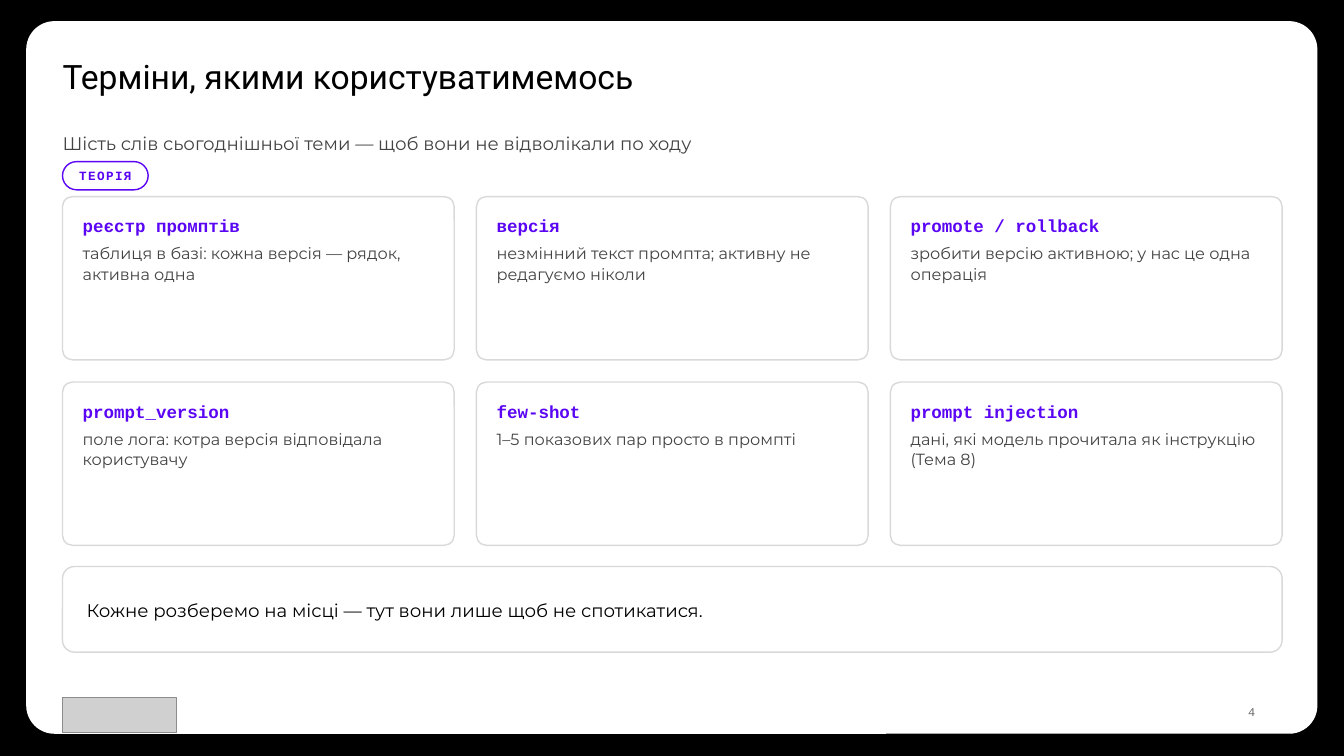
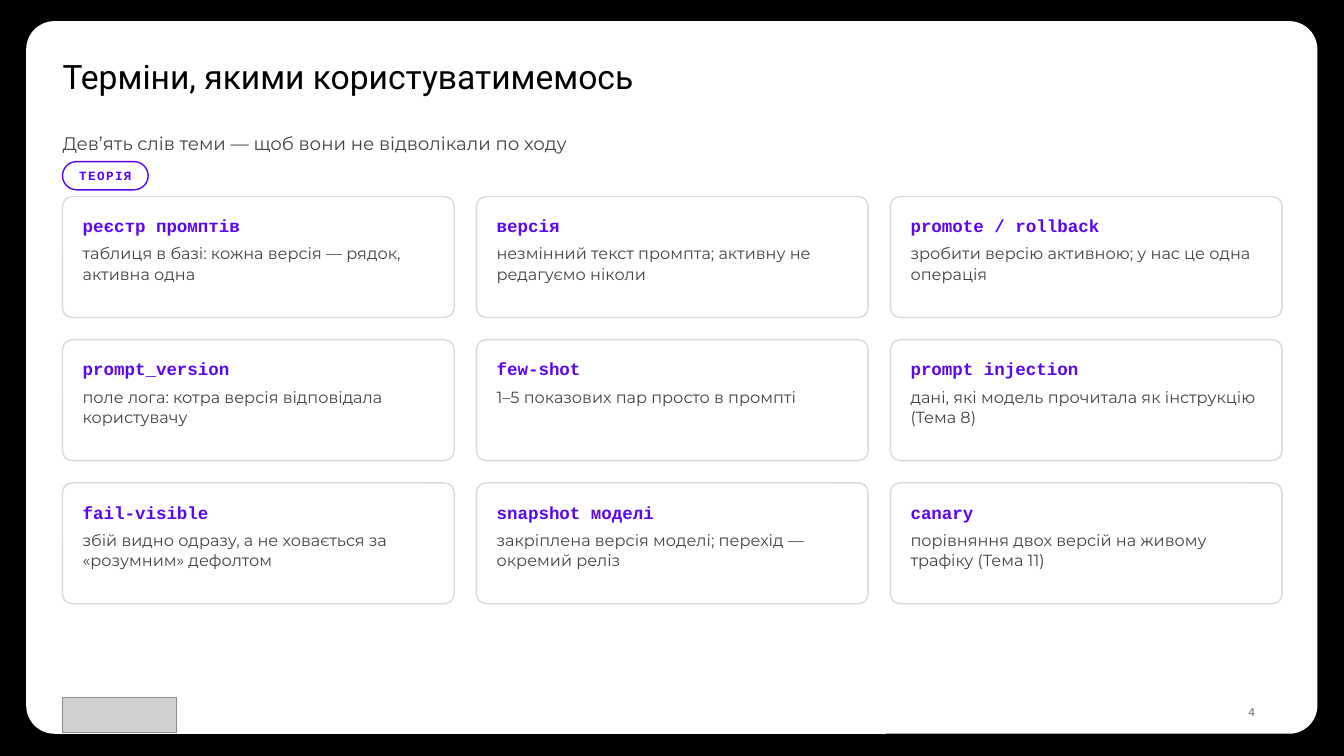
Before and after one commit to TarasFedorenkoFTV/llmops-bootcamp, a slide deck: slide 4 of docs/decks/L02.pptx. Drawn at 1344x756 pixels with LibreOffice and Linux fonts; fonts in the diff are those of the drawing; grey boxes stand for pictures; background and template pictures are left out. Boxes give left, top, right and bottom in pixels: in the first picture for what was removed or moved away, otherwise in the second. Text is boxed around its words. In the diff, an @@ line names an element or a change of style, - is before the commit and + after.

```diff
--- a/docs/decks/L02.pptx
+++ b/docs/decks/L02.pptx
@@ text at (63, 136, 567, 154): text changed @@
-Шість слів сьогоднішньої теми — щоб вони не відволікали по ходу
+Девʼять слів теми — щоб вони не відволікали по ходу
@@ rounded rectangle: place and size @@
-rounded rectangle at (63, 197, 455, 360)
+rounded rectangle at (63, 197, 455, 318)
@@ rounded rectangle: place and size @@
-rounded rectangle at (477, 197, 869, 360)
+rounded rectangle at (477, 197, 869, 318)
@@ rounded rectangle: place and size @@
-rounded rectangle at (890, 197, 1282, 360)
+rounded rectangle at (890, 197, 1282, 318)
@@ rounded rectangle: place and size @@
-rounded rectangle at (63, 382, 455, 545)
+rounded rectangle at (63, 340, 455, 461)
@@ rounded rectangle: place and size @@
-rounded rectangle at (477, 382, 869, 545)
+rounded rectangle at (477, 340, 869, 461)
@@ rounded rectangle: place and size @@
-rounded rectangle at (890, 382, 1282, 545)
+rounded rectangle at (890, 340, 1282, 461)
@@ 3 texts: place and size @@
-3 texts at (83, 406, 1078, 422)
+3 texts at (83, 363, 1078, 379)
@@ text "поле лога: котра версія відповідала ...": place and size @@
-text "поле лога: котра версія відповідала ..." at (83, 433, 382, 468)
+text "поле лога: котра версія відповідала ..." at (83, 391, 382, 426)
@@ text "1–5 показових пар просто в ...": place and size @@
-text "1–5 показових пар просто в ..." at (497, 433, 796, 448)
+text "1–5 показових пар просто в ..." at (497, 391, 796, 406)
@@ text "дані, які модель прочитала як ...": place and size @@
-text "дані, які модель прочитала як ..." at (911, 433, 1255, 468)
+text "дані, які модель прочитала як ..." at (911, 391, 1255, 426)
@@ proportions changed in 7 elements at (63, 197, 455, 318), (477, 197, 869, 318), (890, 197, 1282, 318), (63, 340, 455, 461), (477, 340, 869, 461), (890, 340, 1282, 461), (63, 483, 455, 604) @@
@@ rounded rectangle: place and size @@
-rounded rectangle at (63, 567, 1282, 652)
+rounded rectangle at (63, 483, 455, 604)
@@ text added at (83, 506, 209, 519), 12.5 pt, text #5A05F4, bold @@
+fail-visible
@@ rounded rectangle added at (477, 483, 869, 604), fill #FFFFFF, outline #D9D9D9 1 pt @@
@@ text added at (497, 506, 654, 523), 12.5 pt, text #5A05F4, bold @@
+snapshot моделі
@@ rounded rectangle added at (890, 483, 1282, 604), fill #FFFFFF, outline #D9D9D9 1 pt @@
@@ text added at (911, 509, 974, 523), 12.5 pt, text #5A05F4, bold @@
+canary
@@ text added at (83, 534, 387, 569), 11.5 pt, text #434343 @@
+збій видно одразу, а не ховається за «розумним» дефолтом
@@ text added at (497, 534, 784, 569), 11.5 pt, text #434343 @@
+закріплена версія моделі; перехід — окремий реліз
@@ text added at (911, 534, 1206, 569), 11.5 pt, text #434343 @@
+порівняння двох версій на живому трафіку (Тема 11)
@@ text removed at (87, 603, 703, 621) @@
-Кожне розберемо на місці — тут вони лише щоб не спотикатися.
```
Also in this commit, not shown: 4 other files.
